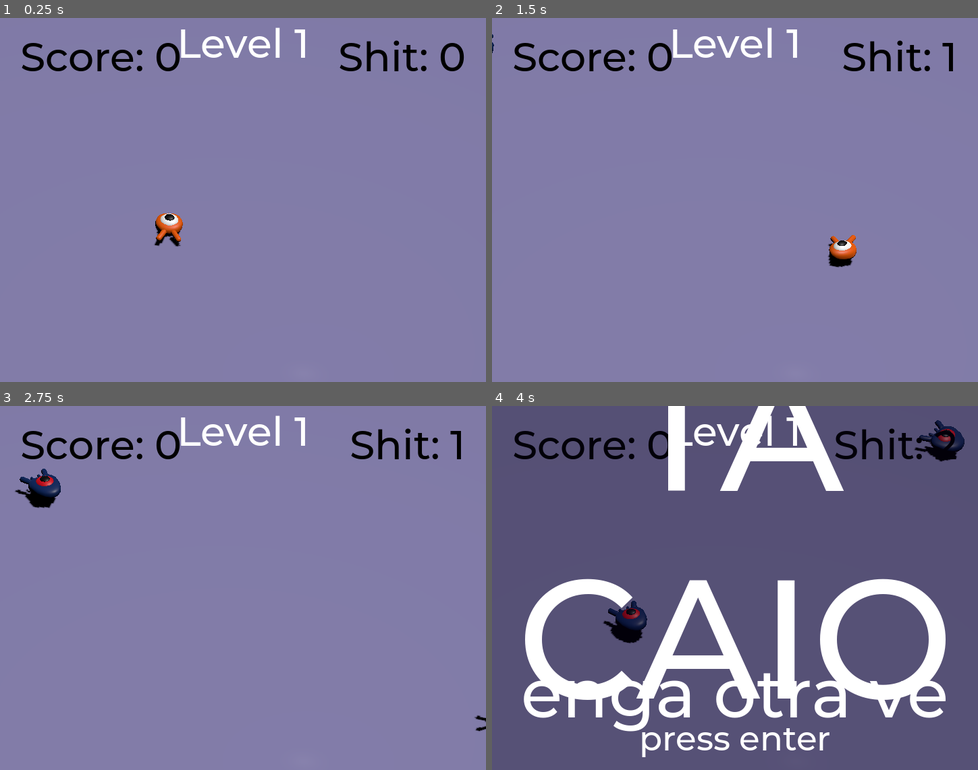
Above: before the commit, frames 1-4 (two rows, left to right).
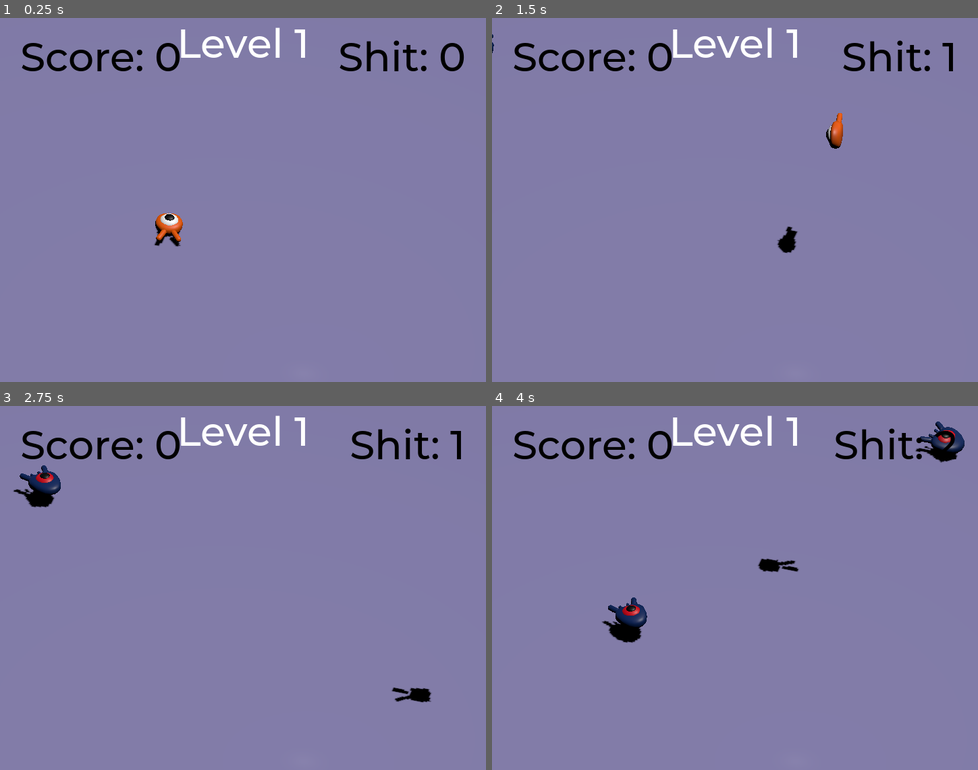
Above: after the commit, the same moments.

Repository: nilodude/squash_the_creeps_start_1.1.0
Game: Godot game, scene res://main.tscn
Two runs of this game, one before a commit and one after it. Both use one fixed random seed, a clock stepped at 60 frames per second and the inputs below.
Inputs:
- Up to frame 1 (0.25 s): no input
- Up to frame 2 (1.5 s): tap Enter (ui_accept) at 0.5 s; hold D (move_right) 0.53-1.28 s; hold Enter (ui_accept) 0.53-1.28 s; tap Space (jump) at 0.77, 0.8, 1.07, 1.35 s; hold S (move_back) from 1.28 s (still down)
- Up to frame 3 (2.75 s): tap Space (jump) at 1.52, 1.82, 2.3 s; tap Enter (ui_accept) at 1.55 s; release S (move_back) at 2.03 s; hold D (move_right) from 2.03 s (still down); hold Enter (ui_accept) from 2.03 s (still down)
- Up to frame 4 (4 s): release D (move_right) at 2.78 s; release Enter (ui_accept) at 2.78 s; hold W (move_forward) 2.78-3.53 s; tap Enter (ui_accept) at 2.85 s; tap Space (jump) at 3.02, 3.32, 3.6, 3.77 s; hold A (move_left) from 3.53 s (still down)

The runs differ from the first frame. In frame 2, 0.8% of the frame differs, in the area x 58-75%, y 26-69%; in frame 3, 0.6%; in frame 4, 97%, in the area x 0-100%, y 0-100%.

Commit message:
added rotationZ to player pivot, need to adjust player to pivot

Diff:
--- a/main.gd
+++ b/main.gd
@@ -58,9 +58,6 @@
 	$UserInterface/LevelUp.show()
 	$MobTimer.stop()
 
-func nextLevel():
-	new_game()
-
 func _unhandled_input(event):
 	if (event.is_action_pressed("ui_accept")):
 		if($UserInterface/Start.visible):
@@ -69,4 +66,4 @@
 			get_tree().reload_current_scene()
 		if($UserInterface/LevelUp.visible):
 			level += 1;
-			nextLevel()
+			new_game()
--- a/player.gd
+++ b/player.gd
@@ -40,11 +40,13 @@
 		target_velocity.y = target_velocity.y - (fall_acceleration * delta)
 		$AnimationPlayer.speed_scale = 1.5
 		$Pivot.rotation.x = PI / 10 * target_velocity.y / jump_impulse
+		$Pivot.rotation.z = PI+PI * target_velocity.y / 30
 	else:	# JUMPING.
 		$Pivot.rotation.x = $Pivot.rotation.x - $Pivot.rotation.x/2
-		if Input.is_action_just_pressed("jump"):
+		$Pivot.rotation.z = $Pivot.rotation.z - $Pivot.rotation.z/2
+
+	if Input.is_action_just_pressed("jump"):
 			target_velocity.y = jump_impulse
-
 
 	for index in range(get_slide_collision_count()):
 		var collision = get_slide_collision(index)
